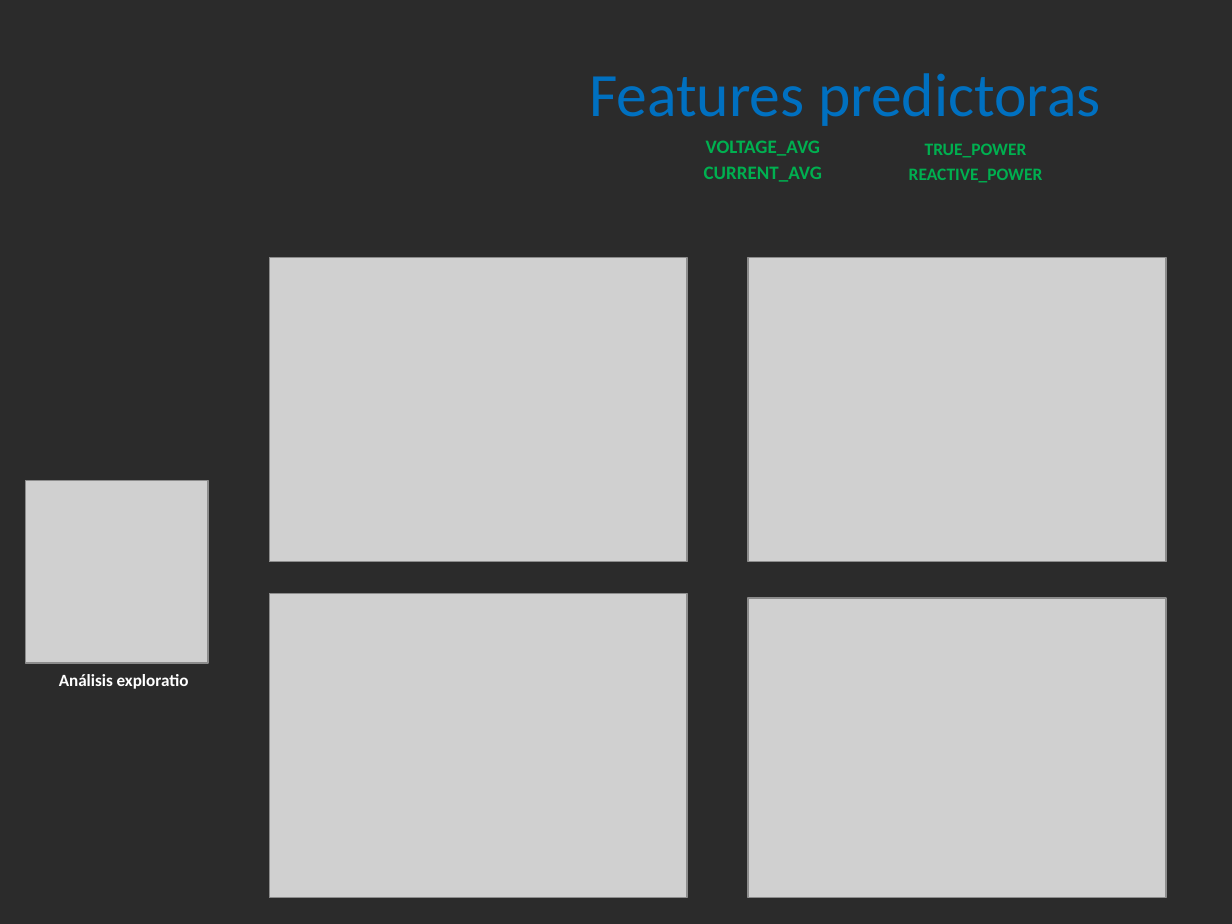
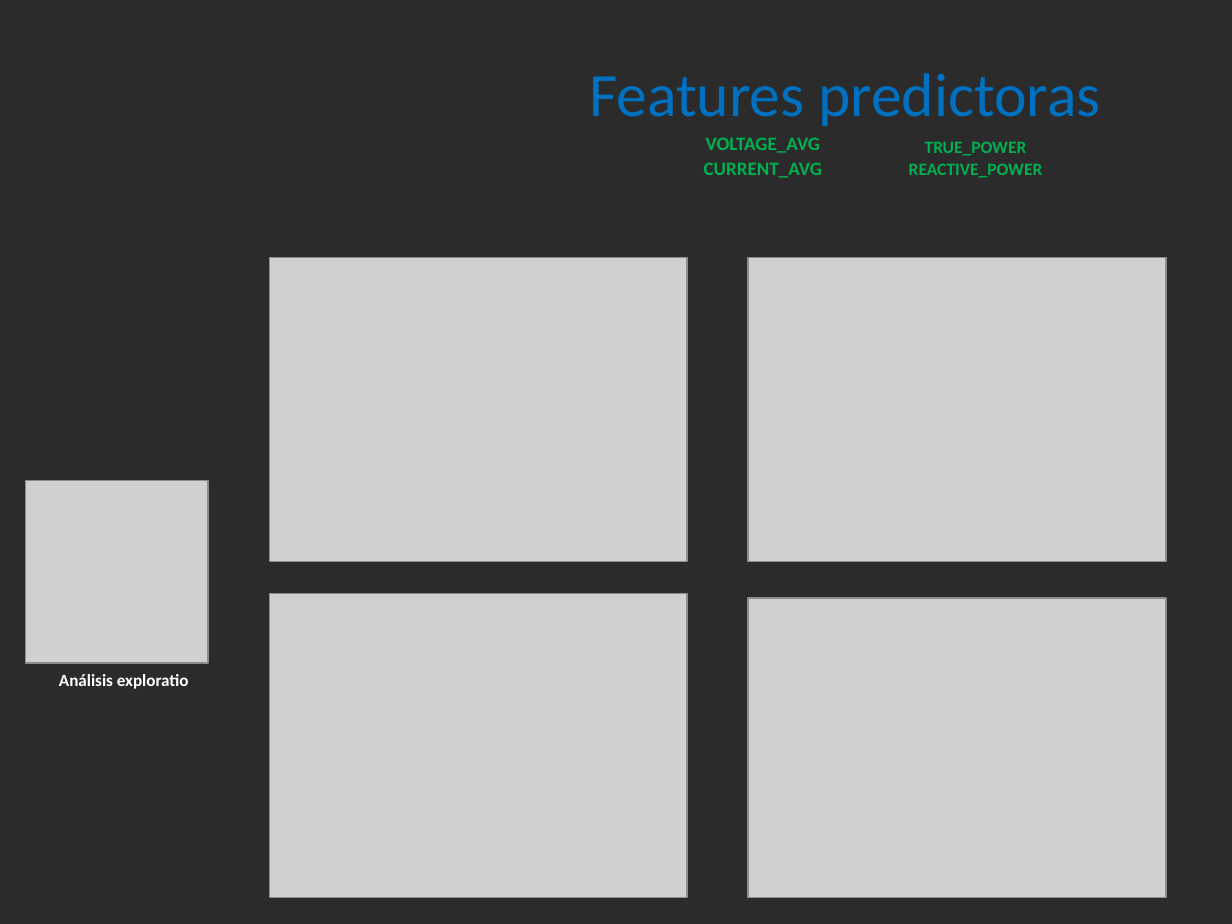
Before and after one commit to FEATURE-ENGINEERING-G3/PROYECTO, a slide deck: slide 5 of Proyecto_Final_Grupo3.pptx. Drawn at 1232x924 pixels with LibreOffice and Linux fonts; fonts in the diff are those of the drawing; grey boxes stand for pictures; background and template pictures are left out; a plain dark background stands for a picture behind light text. Boxes give left, top, right and bottom in pixels: in the first picture for what was removed or moved away, otherwise in the second. Text is boxed around its words. In the diff, an @@ line names an element or a change of style, - is before the commit and + after.

```diff
--- a/Proyecto_Final_Grupo3.pptx
+++ b/Proyecto_Final_Grupo3.pptx
@@ text "VOLTAGE_AVG" at [704,137,823,178]: line spacing 1 to 0.9; less space between paragraphs @@
@@ text "TRUE_POWER" at [909,141,1043,178]: line spacing 1 to 0.9; less space between paragraphs @@
```
Also in this commit, not shown: 9 other slides changed, 1 other file.
